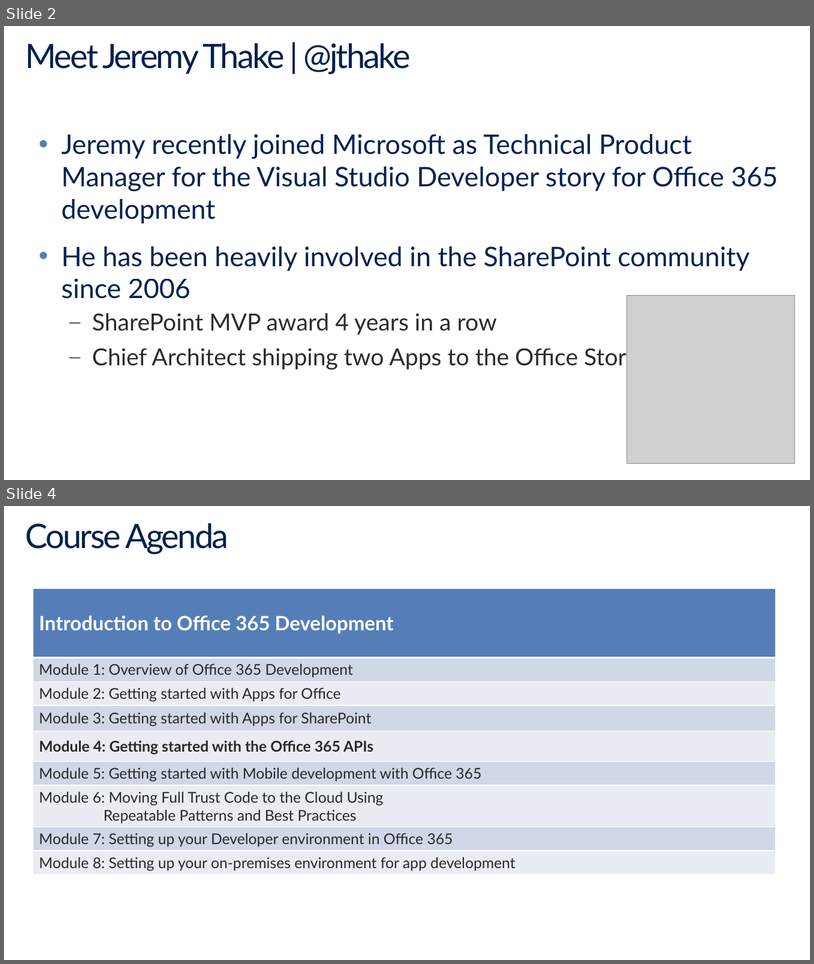
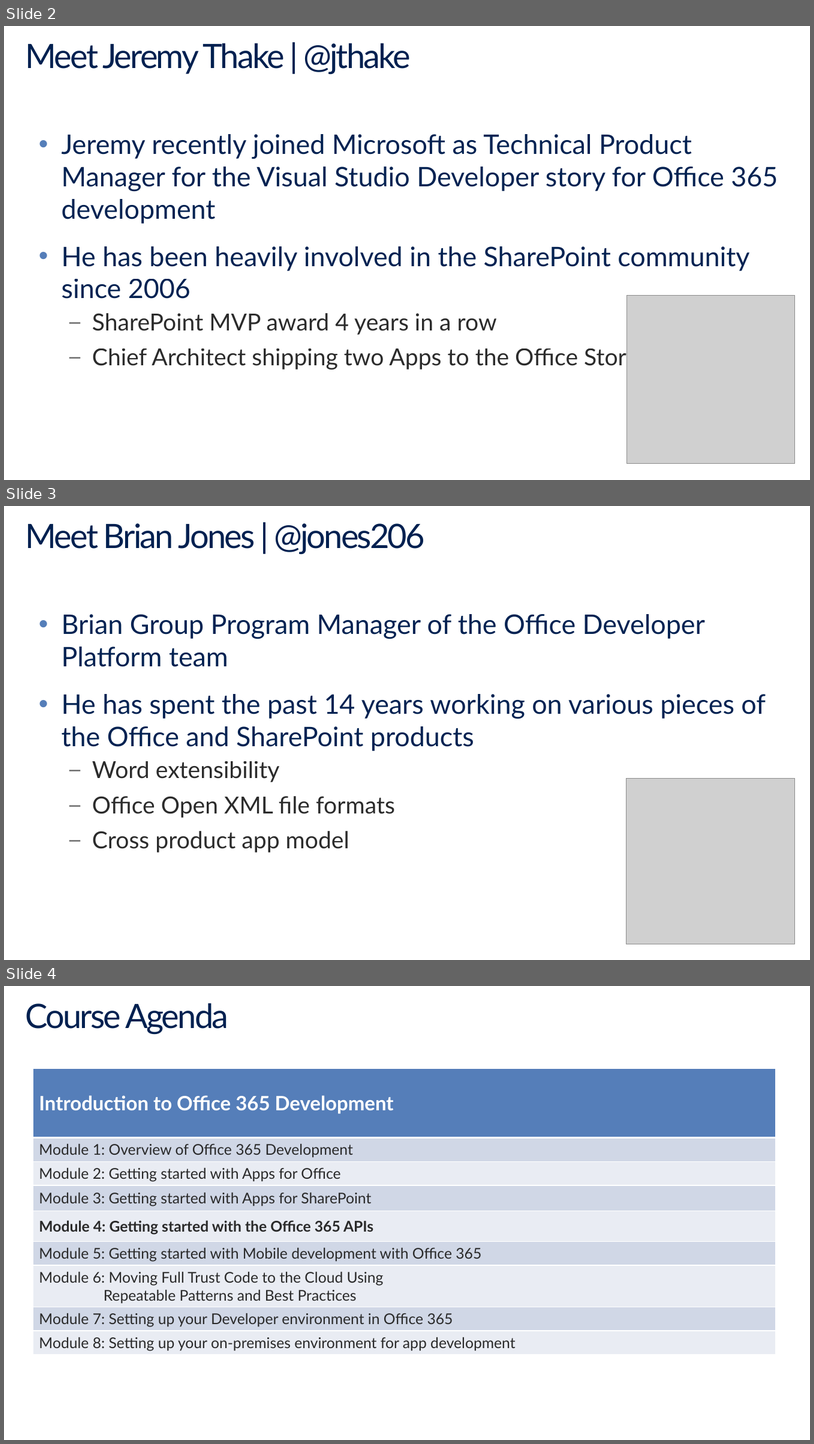
Before and after one commit to fabbbiob/TrainingContent, a slide deck: O3651-4 Getting started with Office 365 APIs/O3651-4 Office 365 Development Office 365 API.pptx. Shown one above the other, each under a label of ours: slides 2 and 4 before the commit, slides 2, 3 and 4 after it; the slides between them are not shown. The pictures are 814x964 and 814x1444 pixels, drawn with LibreOffice and Linux fonts; fonts in the diff are those of the drawing; grey boxes stand for pictures. Boxes give left, top, right and bottom in pixels: in the first picture for what was removed or moved away, otherwise in the second. Text is boxed around its words. In the diff, an @@ line names an element or a change of style, - is before the commit and + after.

```diff
--- a/O3651-4 Getting started with Office 365 APIs/O3651-4 Office 365 Development Office 365 API.pptx
+++ b/O3651-4 Getting started with Office 365 APIs/O3651-4 Office 365 Development Office 365 API.pptx
@@ slide 3 added at [4, 506, 810, 960], background #FFFFFF @@
@@ title added at [25, 523, 425, 554], 40.8 pt, text #002050 @@
+Meet Brian Jones | @jones206
@@ text added at [62, 614, 766, 852], 32.6 pt, text #002050 @@
+• Brian Group Program Manager of the Office Developer Platform team
+• He has spent the past 14 years working on various pieces of the Office and SharePoint products
+  – Word extensibility
+  – Office Open XML file formats
+  – Cross product app model
@@ picture added at [627, 778, 795, 943] @@
```
Also in this commit, not shown: 6 slides changed, 2 slides removed, 2 other files.
